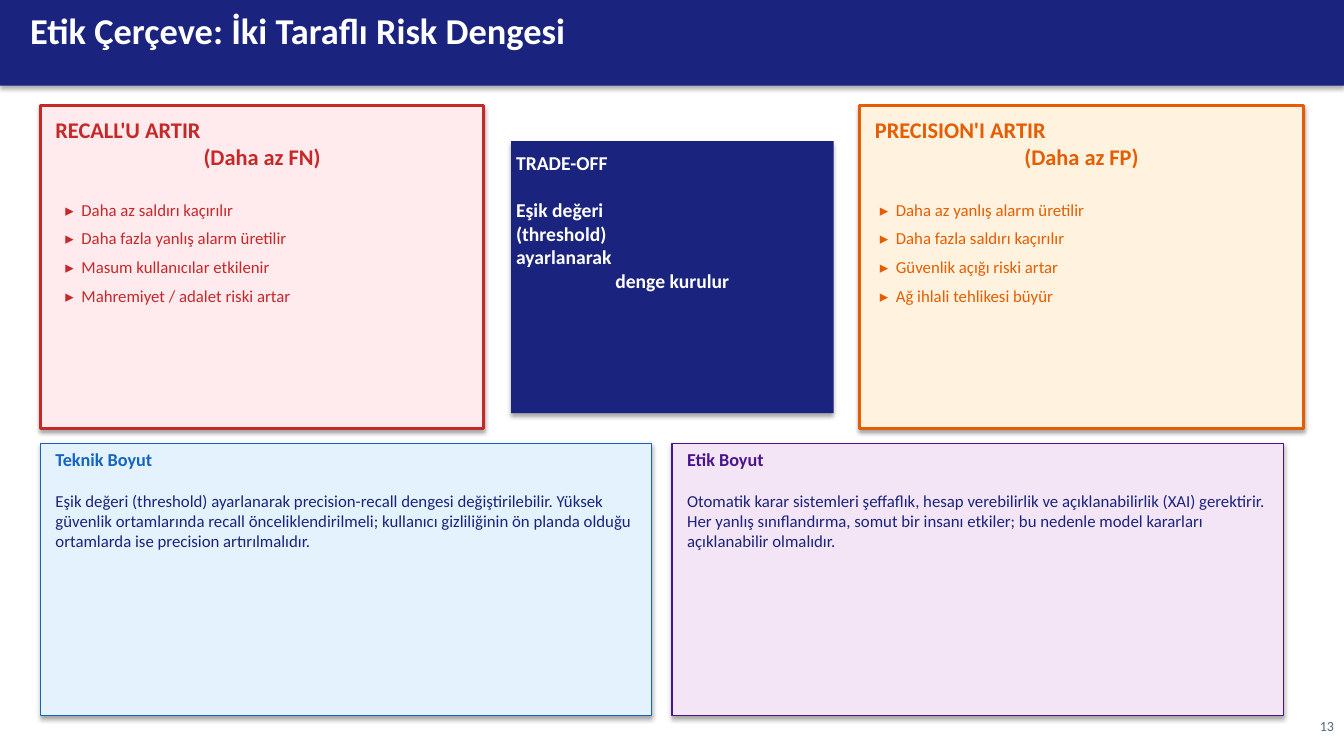
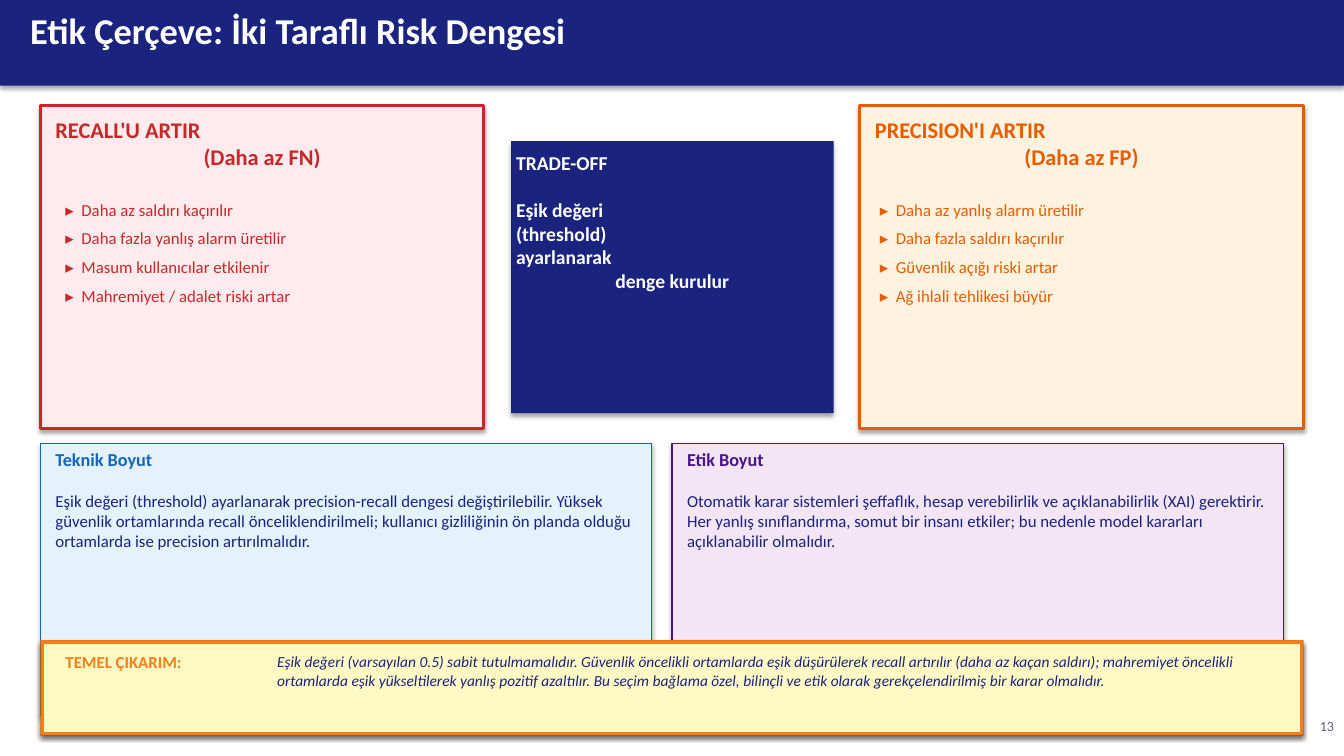
Before and after one commit to nesibecan/bigveri-saldiri-tespiti, a slide deck: slide 13 of BigVeri_SaldiriTespiti_Sunum.pptx. Drawn at 1344x756 pixels with LibreOffice and Linux fonts; fonts in the diff are those of the drawing. Boxes give left, top, right and bottom in pixels: in the first picture for what was removed or moved away, otherwise in the second. Text is boxed around its words. In the diff, an @@ line names an element or a change of style, - is before the commit and + after.

```diff
--- a/BigVeri_SaldiriTespiti_Sunum.pptx
+++ b/BigVeri_SaldiriTespiti_Sunum.pptx
@@ rectangle added at (40, 640, 1304, 736), fill #F57F17 @@
@@ rectangle added at (42, 642, 1302, 734), fill #FFF9C4, outline #F57F17 2 pt @@
@@ text added at (65, 657, 182, 671), 12 pt, text #F57F17, bold @@
+TEMEL ÇIKARIM:
@@ text added at (277, 656, 1233, 689), 11 pt, text #1A237E, italic @@
+Eşik değeri (varsayılan 0.5) sabit tutulmamalıdır. Güvenlik öncelikli ortamlarda eşik düşürülerek recall artırılır (daha az kaçan saldırı); mahremiyet öncelikli ortamlarda eşik yükseltilerek yanlış pozitif azaltılır. Bu seçim bağlama özel, bilinçli ve etik olarak gerekçelendirilmiş bir karar olmalıdır.
```
Also in this commit, not shown: 1 other slide changed, 3 other files.
